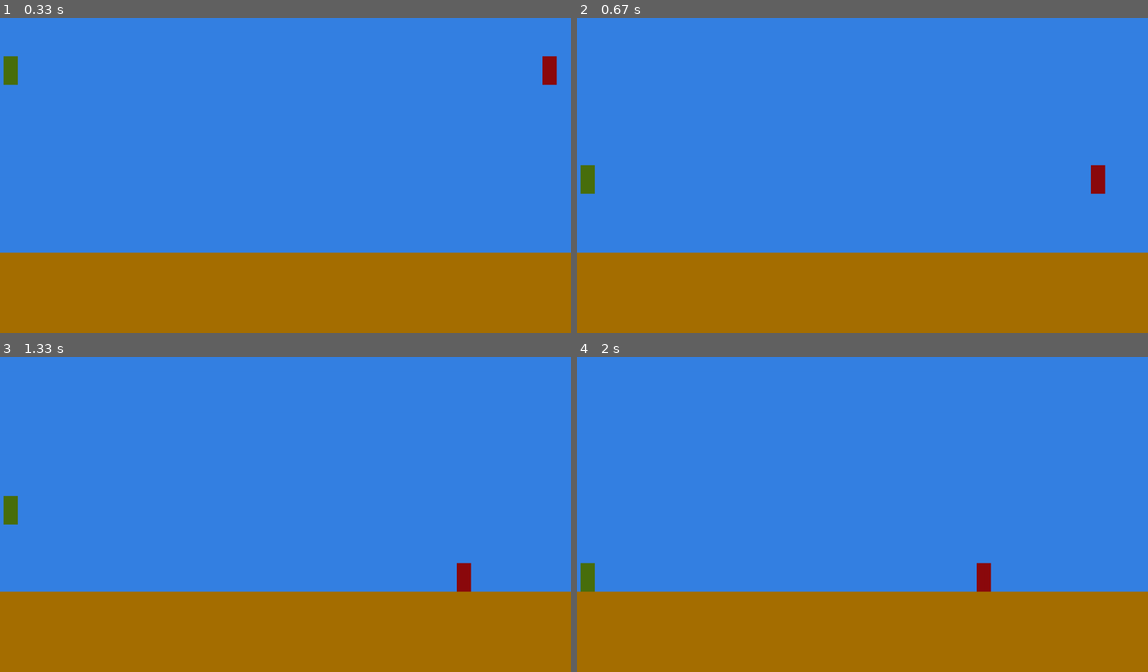
Above: before the commit, frames 1-4 (two rows, left to right).
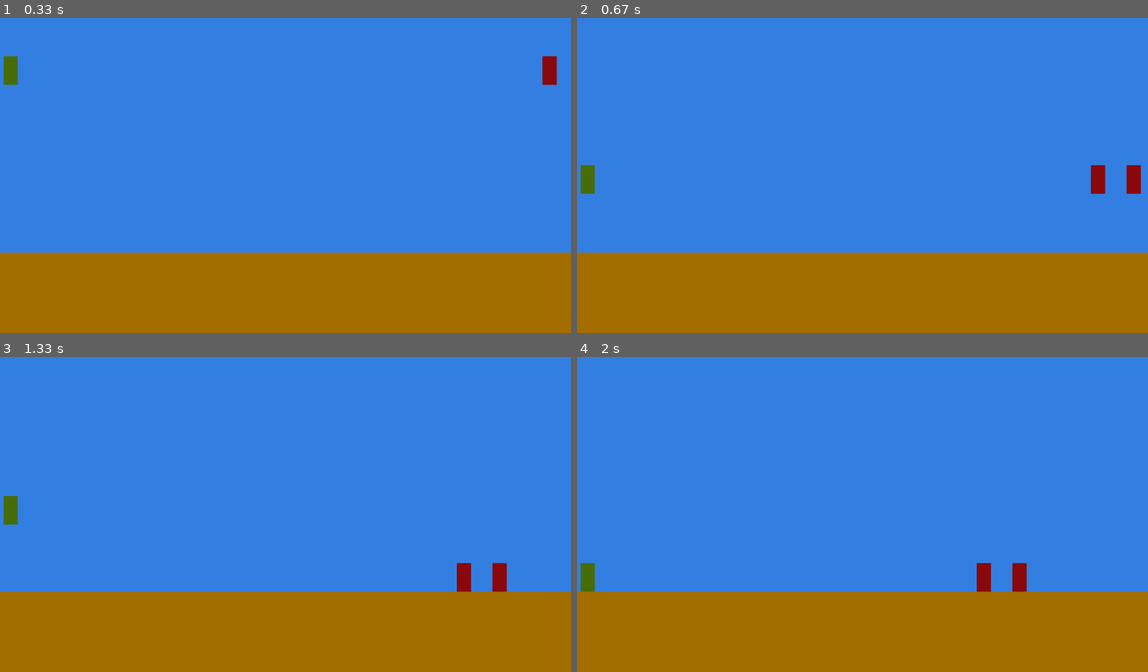
Above: after the commit, the same moments.

Repository: D3t3rm1nat1on/OurGame_PyGame
Game: pygame game, started from src/main.py
Same seed, same stepped clock (60 frames per second), same inputs: the game is played once before the commit and once after it.
Inputs:
- Up to frame 1 (0.33 s): no input
- Up to frame 2 (0.67 s): hold Up from 0.33 s (still down)
- Up to frame 3 (1.33 s): release Up at 0.8 s; hold Up 0.83-1.3 s
- Up to frame 4 (2 s): hold Up 1.33-1.63 s

Frame 1 is identical in both runs. In frame 2, 0.2% of the frame differs, in the area x 96-99%, y 46-56%; in frame 3, 0.2%; in frame 4, 0.2%.

Commit message:
sume update

Diff:
--- a/src/main.py
+++ b/src/main.py
@@ -20,7 +20,8 @@
         pygame.display.set_icon(pygame.image.load("Pandemonica.png"))
         self.clock = pygame.time.Clock()
         self.running = True
-        self.enemy = states.Unit(position=Vector2(self.game_state.world_size.x, 20), speed=Vector2(-4, 0))
+        self.enemies = [states.Unit(position=Vector2(self.game_state.world_size.x, 20), speed=Vector2(-4, 0))]
+        self.enemies.append(states.Unit(position=Vector2(self.game_state.world_size.x + 100, 20), speed=Vector2(-4, 0)))
 
     def process_input(self):
         for event in pygame.event.get():
@@ -42,28 +43,32 @@
             self.player.position.y = self.game_state.ground.y - self.player.size.y
             self.player.speed = Vector2(self.player.speed.x, 0)
 
-        self.enemy.speed += self.game_state.gravity
-        self.enemy.position += self.enemy.speed
-        if self.enemy.position.x <= -40:
-            self.enemy.position = Vector2(self.game_state.world_size.x, 20)
-        if self.enemy.position.y + self.enemy.size.y >= self.game_state.ground.y and self.enemy.speed.y >= 0:
-            self.enemy.position.y = self.game_state.ground.y - self.enemy.size.y
-            self.enemy.speed = Vector2(self.enemy.speed.x, 0)
-        if not (self.player.position.x > self.enemy.position.x + self.enemy.size.x or
-                self.player.position.x + self.player.size.x < self.enemy.position.x or
-                self.player.position.y > self.enemy.position.y + self.enemy.size.y or
-                self.player.position.y + self.player.size.y < self.enemy.position.y):
-            self.enemy.position = Vector2(self.game_state.world_size.x, 20)
+        for enemy in self.enemies:
+            enemy.speed += self.game_state.gravity
+            enemy.position += enemy.speed
+            if enemy.position.x <= -40:
+                enemy.position = Vector2(self.game_state.world_size.x, 20)
+            if enemy.position.y + enemy.size.y >= self.game_state.ground.y and enemy.speed.y >= 0:
+                enemy.position.y = self.game_state.ground.y - enemy.size.y
+                enemy.speed = Vector2(enemy.speed.x, 0)
+            if not (self.player.position.x > enemy.position.x + enemy.size.x or
+                    self.player.position.x + self.player.size.x < enemy.position.x or
+                    self.player.position.y > enemy.position.y + enemy.size.y or
+                    self.player.position.y + self.player.size.y < enemy.position.y):
+                enemy.position = Vector2(self.game_state.world_size.x, 20)
 
     def render(self):
         self.window.fill((53, 129, 227))  # ФОН
         player_collision = [int(x) for x in
                             (self.player.position.x, self.player.position.y, self.player.size.x, self.player.size.y)]
-        enemy_collision = [int(x) for x in
-                            (self.enemy.position.x, self.enemy.position.y, self.enemy.size.x, self.enemy.size.y)]
+        enemy_collisions = []
+        for enemy in self.enemies:
+            enemy_collisions.append([int(x) for x in
+                            (enemy.position.x, enemy.position.y, enemy.size.x, enemy.size.y)])
 
         pygame.draw.rect(self.window, (73, 111, 13), player_collision)
-        pygame.draw.rect(self.window, (140, 10, 13), enemy_collision)
+        for enemy_collision in enemy_collisions:
+            pygame.draw.rect(self.window, (140, 10, 13), enemy_collision)
         ground_level = (
             int(self.game_state.ground.x) * self.window_proportion,
             int(self.game_state.ground.y) * self.window_proportion,
